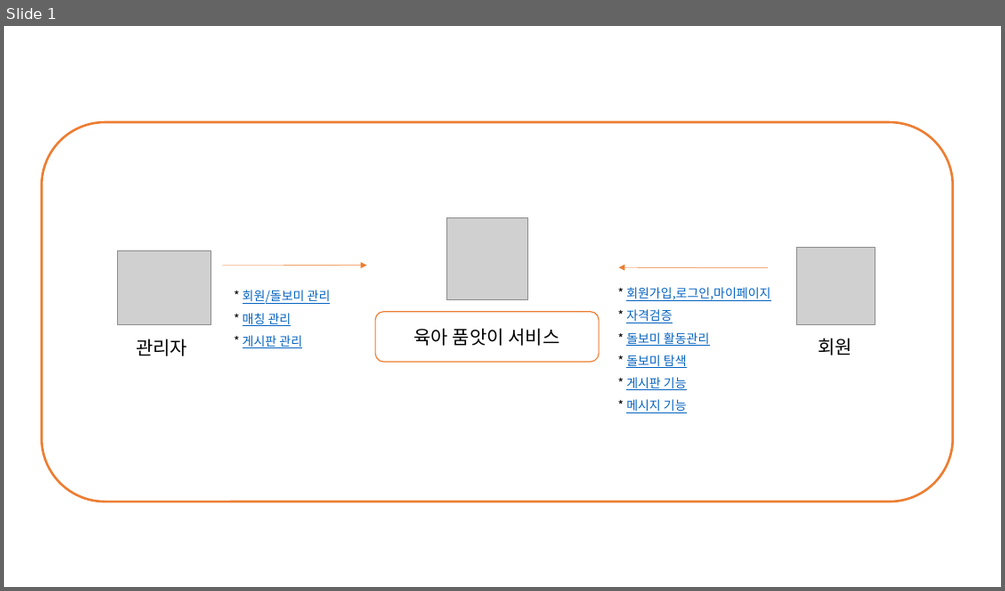
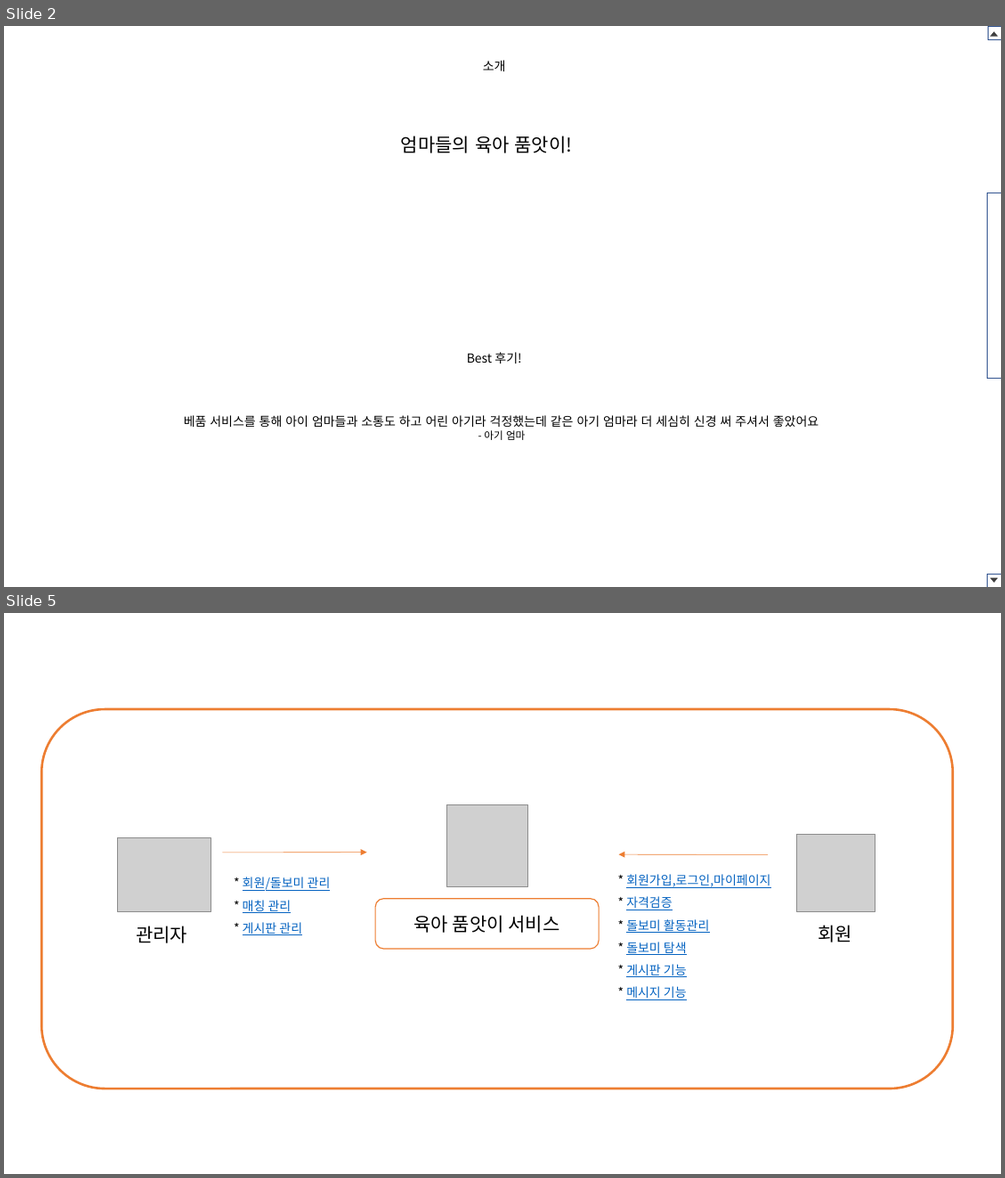
Before and after one commit to shinpanda/2017-07-03-1-bepum, a slide deck: 이정진-육아품앗이 ver1.0.pptx. Shown one above the other, each under a label of ours: slide 1 before the commit, slides 2 and 5 after it; the slides between them are not shown. The pictures are 1005x591 and 1005x1178 pixels, drawn with LibreOffice and Linux fonts; fonts in the diff are those of the drawing; grey boxes stand for pictures. Boxes give left, top, right and bottom in pixels: in the first picture for what was removed or moved away, otherwise in the second. Text is boxed around its words. In the diff, an @@ line names an element or a change of style, - is before the commit and + after.

```diff
--- a/이정진-육아품앗이 ver1.0.pptx
+++ b/이정진-육아품앗이 ver1.0.pptx
@@ slide 2 added at (x1=4, y1=26, x2=1001, y2=587), background #FFFFFF @@
@@ rectangle added at (x1=987, y1=26, x2=1001, y2=39), fill #FFFFFF, outline #325491 0.25 pt @@
@@ triangle added at (x1=990, y1=31, x2=998, y2=36), fill #404040 @@
@@ text added at (x1=483, y1=60, x2=506, y2=71), 12 pt, text #000000 @@
+소개
@@ text added at (x1=401, y1=135, x2=573, y2=153), 18 pt, text #000000 @@
+엄마들의 육아 품앗이!
@@ rectangle added at (x1=987, y1=192, x2=1001, y2=378), fill #FFFFFF, outline #325491 0.25 pt @@
@@ text added at (x1=467, y1=352, x2=521, y2=363), 12 pt, text #000000 @@
+Best 후기!
@@ text added at (x1=184, y1=415, x2=818, y2=440), 12 pt, text #000000 @@
+베품 서비스를 통해 아이 엄마들과 소통도 하고 어린 아기라 걱정했는데 같은 아기 엄마라 더 세심히 신경 써 주셔서 좋았어요
+- 아기 엄마
@@ rectangle added at (x1=987, y1=573, x2=1001, y2=587), fill #FFFFFF, outline #325491 0.25 pt @@
@@ triangle added at (x1=990, y1=578, x2=998, y2=582), fill #404040 @@
@@ what was slide 1 is now slide 5 @@
```
Also in this commit, not shown: 1 slide changed, 3 other slides added.
